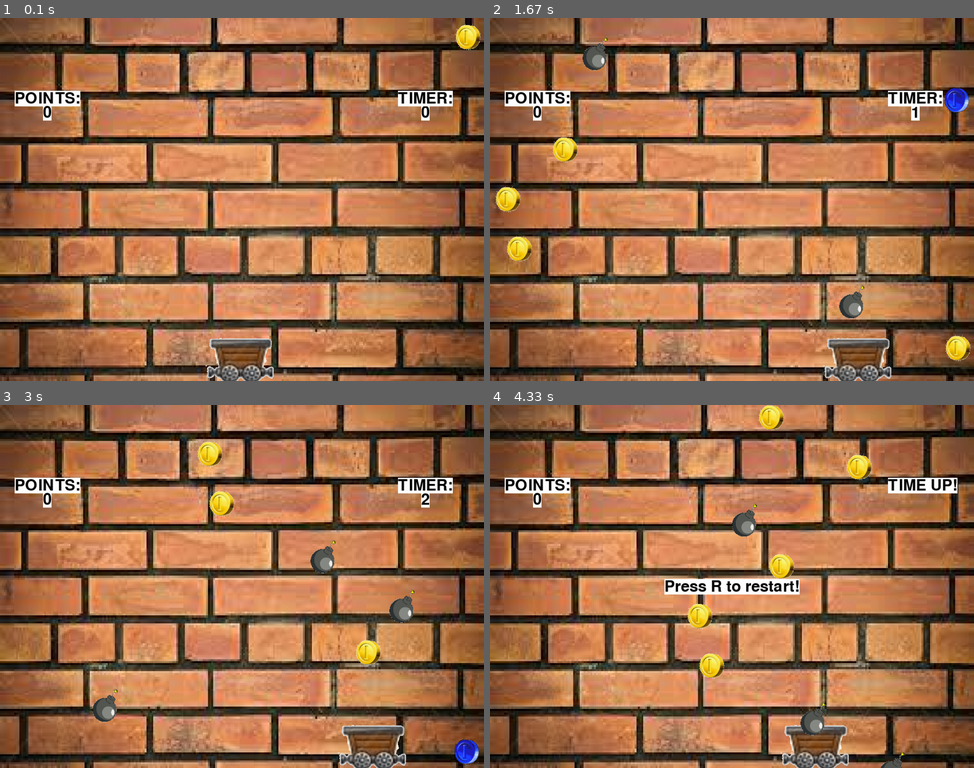
Above: before the commit, frames 1-4 (two rows, left to right).
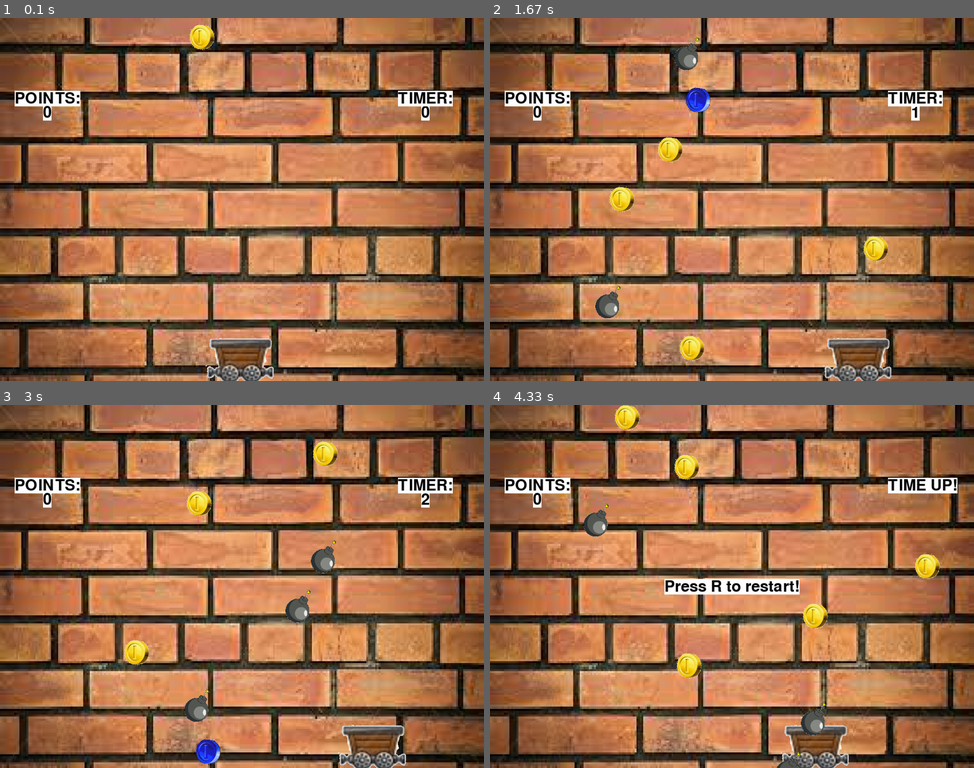
Above: after the commit, the same moments.

Repository: vineetjc/pygame-Coin-Fall-
Game: pygame game, started from main.py
Two runs of this game, one before a commit and one after it. Both use one fixed random seed, a clock stepped at 60 frames per second and the inputs below.
Inputs:
- Up to frame 1 (0.1 s): no input
- Up to frame 2 (1.67 s): hold Right 0.33-0.8 s; hold Right 0.83-1.3 s; hold Left from 1.33 s (still down)
- Up to frame 3 (3 s): release Left at 1.87 s; hold Left 1.9-2.3 s; hold Right 2.33-2.97 s
- Up to frame 4 (4.33 s): hold Left 3-3.47 s; hold Right 3.5-3.97 s; hold Right from 4 s (still down)

The runs differ from the first frame. In frame 1, 0.6% of the frame differs, in the area x 39-100%, y 1-9%; in frame 2, 4.0%, in the area x 1-100%, y 5-95%; in frame 3, 3.4%; in frame 4, 3.6%.

Commit message:
main.py merge

Diff:
--- a/main.py
+++ b/main.py
@@ -10,100 +10,21 @@
 import math
 
 from pygame.locals import QUIT, KEYUP
+from src.resources import Resources
+from src.cart import Cart
+from src.coin import Coin
+from src.bluecoin import BlueCoin
+from src.bomb import Bomb
 
 pygame.init()
 
-#setup the window display
+# setup the window display
 size = (1024, 768)
-windowSurface  = pygame.display.set_mode(size, 0, 32)
+windowSurface = pygame.display.set_mode(size, 0, 32)
 pygame.display.set_caption('Super Mumbo Epicness')
 
-# set up fonts
-basicFont = pygame.font.SysFont(None, 48) #None is for default system font
-
-#set colors R, G, B code
-BLACK = (0, 0, 0)
-WHITE = (255, 255, 255)
-
-#images; convert() for easy blitting
-cart_img = pygame.image.load('Images/bb.jpg').convert()
-coin_img = pygame.image.load('Images/coin.jpg').convert()
-bluecoin = pygame.image.load('Images/bluecoin.jpg').convert()
-bomb = pygame.image.load('Images/bomb.png').convert()
-R = random.randint(1, 4)
-BG = pygame.image.load('Images/coinfallbg'+str(R)+'.jpg').convert()
-
-
-class Cart(object):
-    def __init__(self):
-        self.image = cart_img
-        self.x = (size[0] / 2) - 80
-        self.y = size[1] - 120
-        self.points = 0
-        self.dead = False #Add this for game end check
-
-
-    def handle_keys(self):
-        key = pygame.key.get_pressed()
-        dist = 10 #Change this value if necessary
-        if key[pygame.K_RIGHT]:
-            if self.x < size[0] - 140:
-                self.x += dist
-
-        elif key[pygame.K_LEFT]:
-            if self.x > -10:
-                self.x -= dist
-
-
-    def draw(self, surface):
-        surface.blit(self.image, (self.x, self.y))
-
-
-    def collect_item(self, coin):
-        if 645 > coin.y > 633:
-            if ((self.x < coin.x + (55.0 / 2) < self.x + 160) and
-                (self.x < coin.x) and (self.x + 160 > coin.x + 55)):
-                try:
-                    if coin.image == bluecoin:
-                        self.points += 3 #Bonus coin
-                    elif coin.image == bomb:
-                        pygame.time.delay(500)
-                        self.dead = True #Replace quit with death
-                    else:
-                        self.points += 1
-                    del coin.image
-                except AttributeError:
-                    pass
-
-
-class Coin():
-    def __init__(self):
-        self.image = coin_img
-        self.x = random.randint(0, size[0] - 55)
-        self.y = -15
-
-
-    def fall(self):
-        self.y += 7 #Change the value if necessary
-
-
-    def draw(self, surface):
-        try:
-            surface.blit(self.image, (self.x, self.y))
-        except AttributeError:
-            pass
-
-
-class BlueCoin(Coin): #bonus coin
-    def __init__(self):
-        Coin.__init__(self)
-        self.image = bluecoin
-
-
-class Bomb(Coin):
-    def __init__(self):
-        Coin.__init__(self)
-        self.image = bomb
+# initialize resources
+res = Resources(pygame)
 
 
 def coin_game():
@@ -112,21 +33,21 @@
     coinlist = []
     gameclock = pygame.time.Clock()
     timer = 0
-    cart = Cart()
+    cart = Cart(res, size)
 
-    #Set up texts
-    time_text = basicFont.render('TIMER:', True, BLACK, WHITE)
+    # Set up texts
+    time_text = res.basicFont.render('TIMER:', True, res.BLACK, res.WHITE)
     textbox = time_text.get_rect(center=(900, 170))
-    point_text = basicFont.render('POINTS:', True, BLACK, WHITE)
+    point_text = res.basicFont.render('POINTS:', True, res.BLACK, res.WHITE)
     pointbox = point_text.get_rect(center=(100, 170))
-    display_time = basicFont.render('0', True, BLACK, WHITE)
+    display_time = res.basicFont.render('0', True, res.BLACK, res.WHITE)
     timebox = display_time.get_rect(center=(900, 200))
-    score = basicFont.render(str(cart.points), True, BLACK, WHITE)
+    score = res.basicFont.render(str(cart.points), True, res.BLACK, res.WHITE)
     scorebox = score.get_rect(center=(100, 200))
-    restart = basicFont.render('Press R to restart!', True, BLACK, WHITE)
+    restart = res.basicFont.render('Press R to restart!', True, res.BLACK, res.WHITE)
     restartbox = restart.get_rect(center=(512, 384))
 
-    over = False #Flag variable to check if game over
+    over = False  # Flag variable to check if game over
 
     while True:
         if timer > 30 or cart.dead:
@@ -137,59 +58,60 @@
                 pygame.quit()
                 sys.exit()
 
-            #Add a restart key
+            # Add a restart key
             elif event.type == KEYUP:
                 if event.key == pygame.K_r and (cart.dead or over):
                     over = False
-                    time_text = basicFont.render('TIMER:', True, BLACK, WHITE)
-                    cart = Cart()
+                    time_text = res.basicFont.render('TIMER:', True, res.BLACK, res.WHITE)
+                    cart = Cart(res, size)
                     timer = 0
                     coinlist = []
                     i = 1
 
         if not over:
-            cart.handle_keys()
-            windowSurface.blit(pygame.transform.scale(BG, size), (0, 0))
+            cart.handle_keys(pygame, size)
+            windowSurface.blit(pygame.transform.scale(res.BG, size), (0, 0))
             cart.draw(windowSurface)
 
-            #randomizing bonus coin/bomb/coin fall frequency, can change this
-            if not i%3 or not i%4:
+            # randomizing bonus coin/bomb/coin fall frequency, can change this
+            if not i % 3 or not i % 4:
                 select = random.randint(1, 2)
                 if select == 1:
-                    c = BlueCoin()
-                else: #select = 2
-                    c = Bomb()
-            elif not i%5 or not i%7 or not i%11:
-                c = Bomb()
+                    c = BlueCoin(res, size)
+                else:  # select = 2
+                    c = Bomb(res, size)
+            elif not i % 5 or not i % 7 or not i % 11:
+                c = Bomb(res, size)
             else:
-                c = Coin()
+                c = Coin(res, size)
 
             coinlist.append(c)
 
             for b in coinlist[0:i:15]:
-                #(use 14 or 15) this is for the rate at which
-                #objects fall, can change this
+                # (use 14 or 15) this is for the rate at which
+                # objects fall, can change this
                 b.draw(windowSurface)
                 b.fall()
-                cart.collect_item(b)
+                cart.collect_item(pygame, res, b)
 
             i += 1
 
-        #Update time
+        # Update time
         seconds = gameclock.tick(60)/1000.0
         timer += seconds
-        int_timer = math.trunc(timer) #returns real value of timer to int value
+        # returns real value of timer to int value
+        int_timer = math.trunc(timer)
         if int_timer < 30 and not (cart.dead or over):
-            display_time = basicFont.render(str(int_timer), True, BLACK, WHITE)
+            display_time = res.basicFont.render(str(int_timer), True, res.BLACK, res.WHITE)
             windowSurface.blit(display_time, timebox)
         else:
-            time_text = basicFont.render('TIME UP!', True, BLACK, WHITE)
+            time_text = res.basicFont.render('TIME UP!', True, res.BLACK, res.WHITE)
         windowSurface.blit(time_text, textbox)
         windowSurface.blit(point_text, pointbox)
-        score = basicFont.render(str(cart.points), True, BLACK, WHITE)
+        score = res.basicFont.render(str(cart.points), True, res.BLACK, res.WHITE)
         windowSurface.blit(score, scorebox)
 
-        #Add a restart display if dead or timeup
+        # Add a restart display if dead or timeup
         if cart.dead or over:
             windowSurface.blit(restart, restartbox)
 
